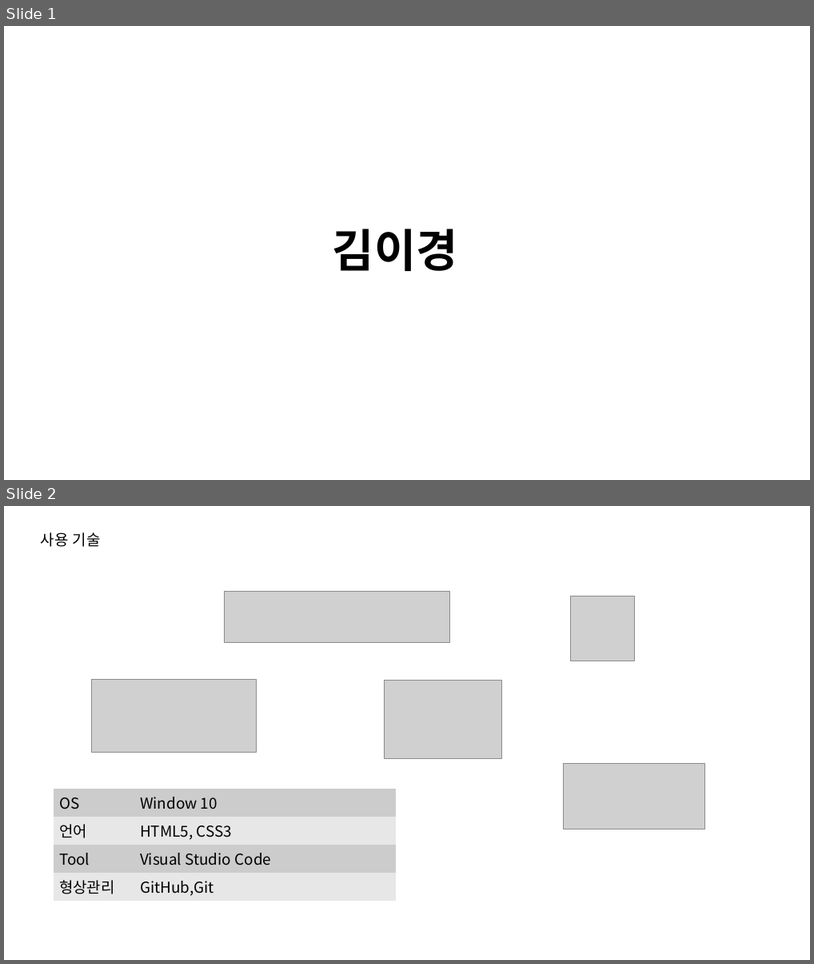
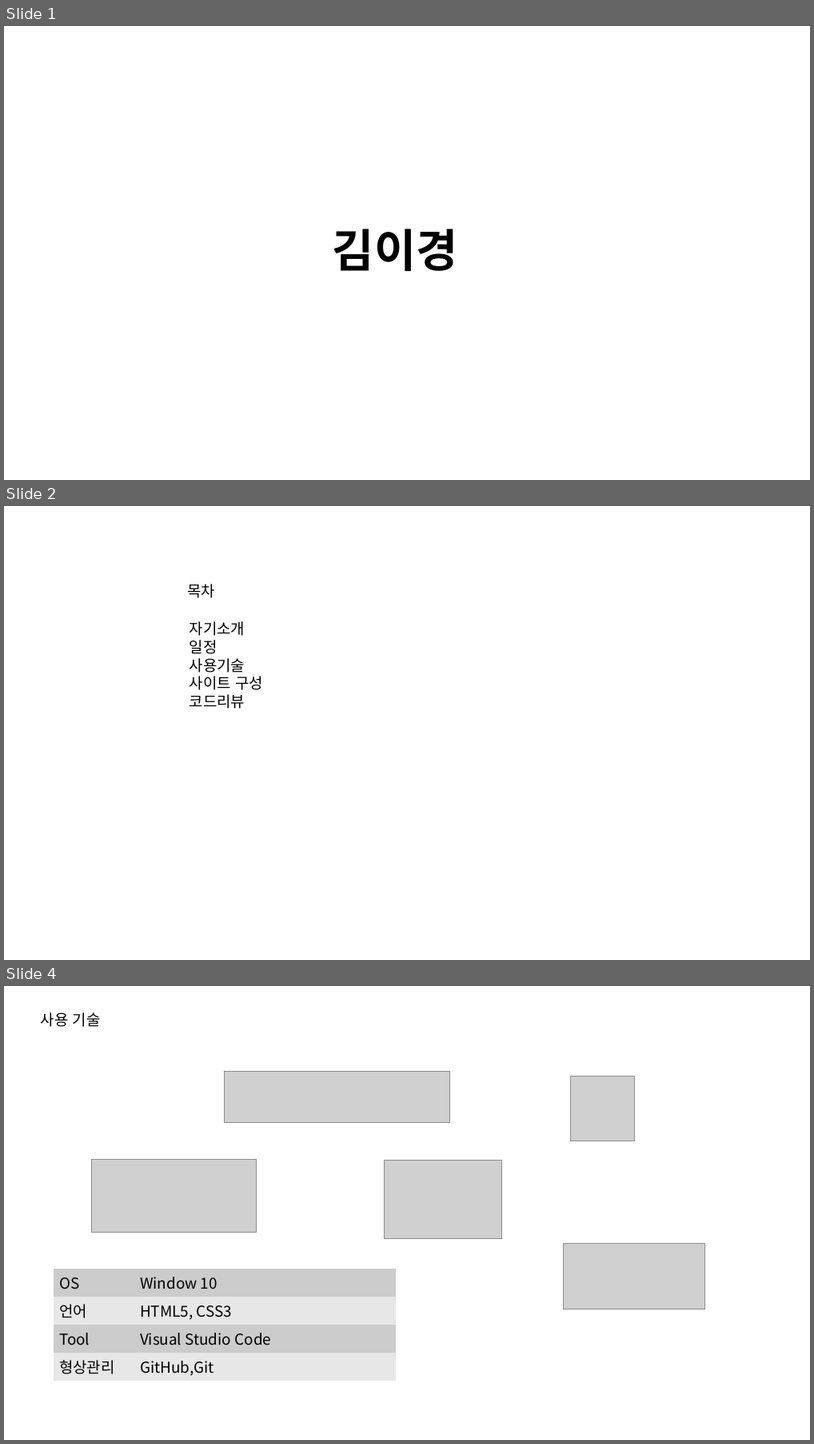
Before and after one commit to 2gyeong/FrontEnd, a slide deck: FrontEnd/화이팀_김이경.pptx. Shown one above the other, each under a label of ours: slides 1 and 2 before the commit, slides 1, 2 and 4 after it; the slides between them are not shown. The pictures are 814x964 and 814x1444 pixels, drawn with LibreOffice and Linux fonts; fonts in the diff are those of the drawing; grey boxes stand for pictures. Boxes give left, top, right and bottom in pixels: in the first picture for what was removed or moved away, otherwise in the second. Text is boxed around its words. In the diff, an @@ line names an element or a change of style, - is before the commit and + after.

```diff
--- a/FrontEnd/화이팀_김이경.pptx
+++ b/FrontEnd/화이팀_김이경.pptx
@@ slide 2 added at box(4, 506, 810, 960), background #FFFFFF @@
@@ text added at box(187, 584, 215, 598), 18 pt, text #000000 @@
+목차
@@ text added at box(190, 621, 263, 708), 18 pt, text #000000 @@
+자기소개
+일정
+사용기술
+사이트 구성
+코드리뷰
@@ what was slide 2 is now slide 4 @@
```
Also in this commit, not shown: 2 slides changed, 2 other slides added, 10 other files.
